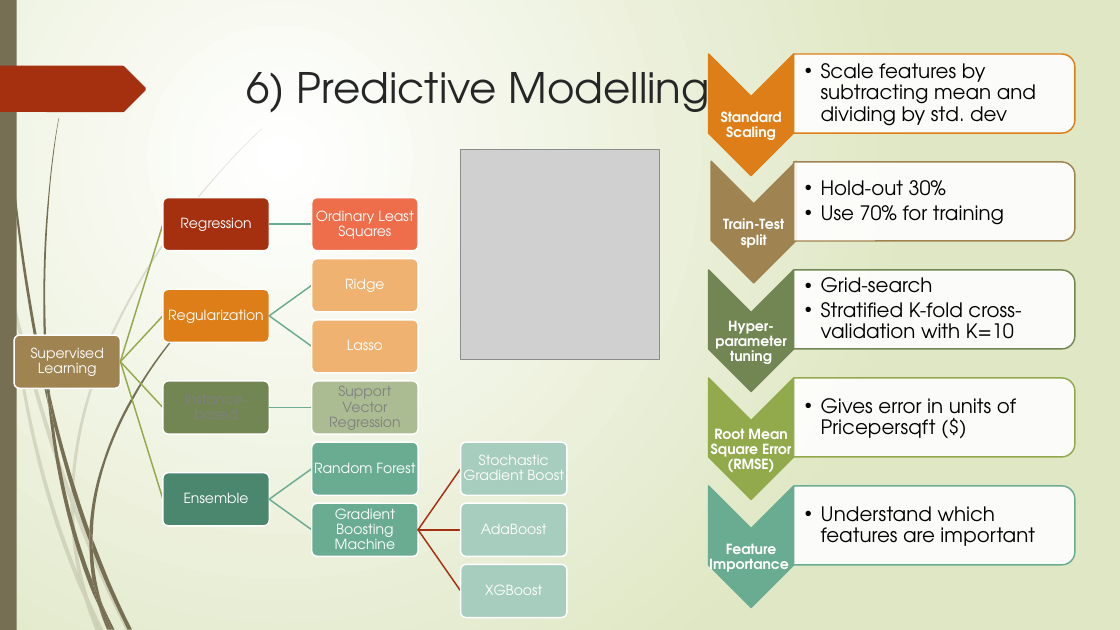
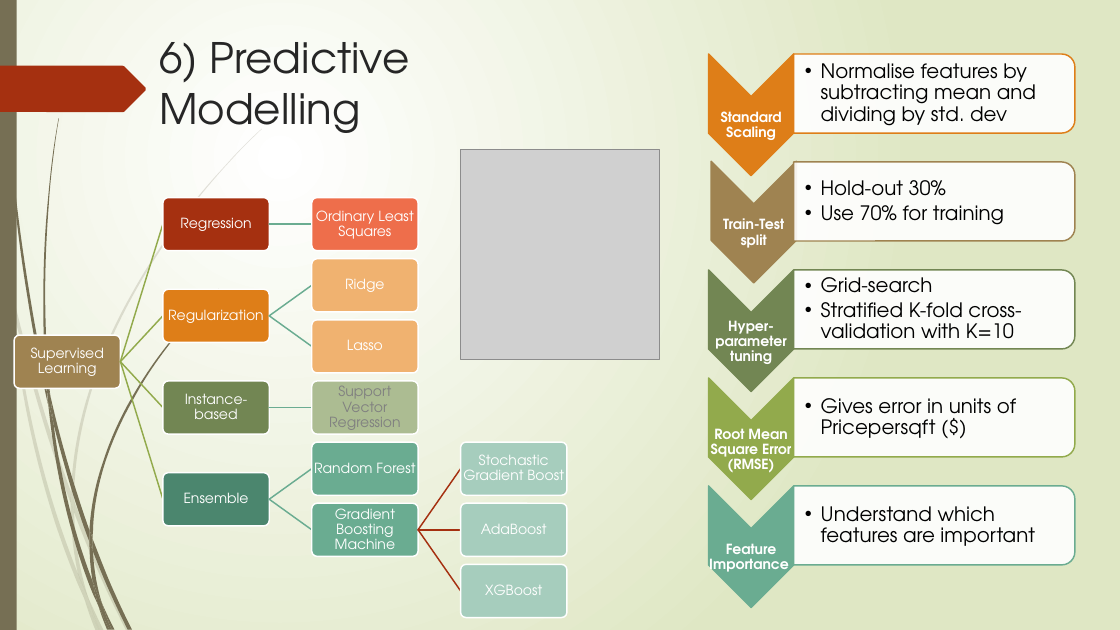
Before and after one commit to supasham/NYCDSA-MachineLearningProject, a slide deck: slide 13 of Applying ML to House Prices in Ames - Shameer Sukha - Feb 2021.pptx (slide 15 before the commit). Drawn at 1120x630 pixels with LibreOffice and Linux fonts; fonts in the diff are those of the drawing; grey boxes stand for pictures. Boxes give left, top, right and bottom in pixels: in the first picture for what was removed or moved away, otherwise in the second. Text is boxed around its words. In the diff, an @@ line names an element or a change of style, - is before the commit and + after.

```diff
--- a/Applying ML to House Prices in Ames - Shameer Sukha - Feb 2021.pptx
+++ b/Applying ML to House Prices in Ames - Shameer Sukha - Feb 2021.pptx
@@ title "6) Predictive Modelling" rewrapped from (x1=247, y1=60, x2=710, y2=123) to (x1=159, y1=42, x2=409, y2=133) @@
@@ text at (x1=821, y1=63, x2=1036, y2=126): text changed @@
-  •• Scale features by subtracting mean and dividing by std. dev
+  •• Normalise features by subtracting mean and dividing by std. dev
@@ text added at (x1=185, y1=393, x2=247, y2=419), 12 pt, text #FFFFFF @@
+Instance-based
```
Also in this commit, not shown: 13 other slides changed, 2 slides removed, 2 other files.
